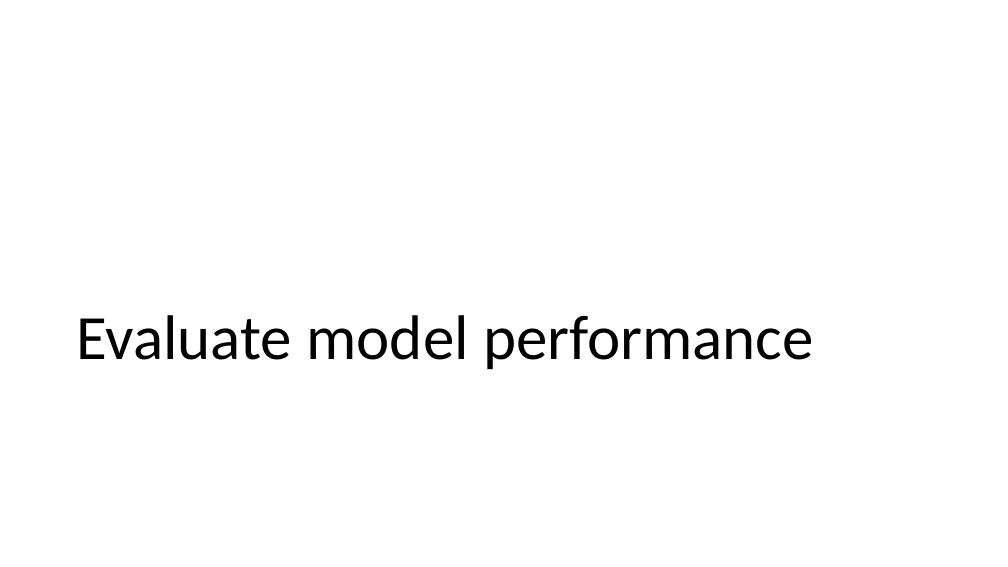
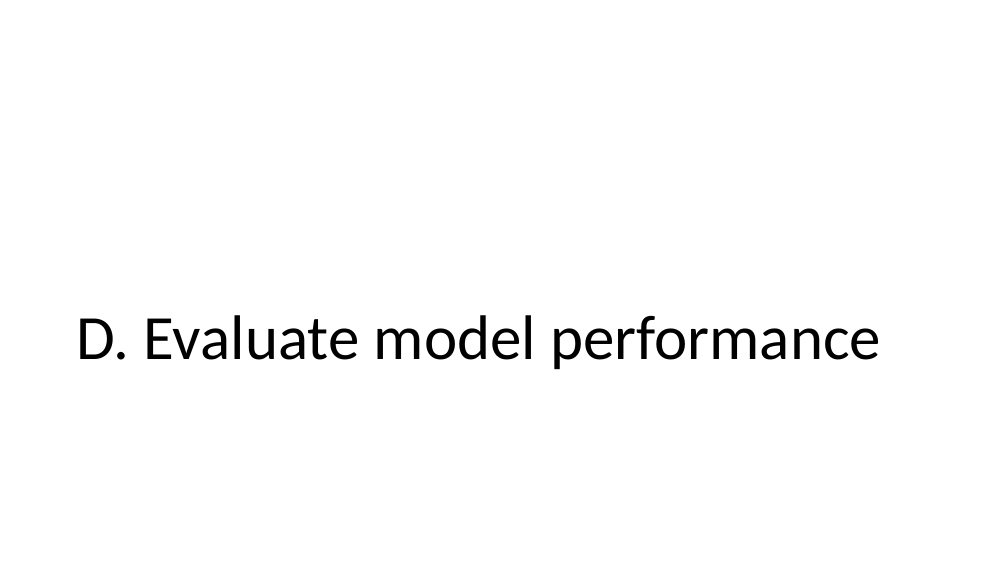
Before and after one commit to frankwxu/digital-forensics-lab, a slide deck: slide 35 of AI4Forensics/IP_Identifier_Fine_Tuning/IP_Identifer_Fine_Tuning.pptx (slide 34 before the commit). Drawn at 1008x567 pixels with LibreOffice and Linux fonts; fonts in the diff are those of the drawing; background and template pictures are left out. Boxes give left, top, right and bottom in pixels: in the first picture for what was removed or moved away, otherwise in the second. Text is boxed around its words. In the diff, an @@ line names an element or a change of style, - is before the commit and + after.

Commit message:
add IP addresses idenfiter with fine-tuned models

```diff
--- a/AI4Forensics/IP_Identifier_Fine_Tuning/IP_Identifer_Fine_Tuning.pptx
+++ b/AI4Forensics/IP_Identifier_Fine_Tuning/IP_Identifer_Fine_Tuning.pptx
@@ title at (x1=76, y1=315, x2=881, y2=369): text changed @@
-Evaluate model performance
+D. Evaluate model performance
```
Also in this commit, not shown: 8 other slides changed, 19 slides added, 2 slides removed, 4 other files.
